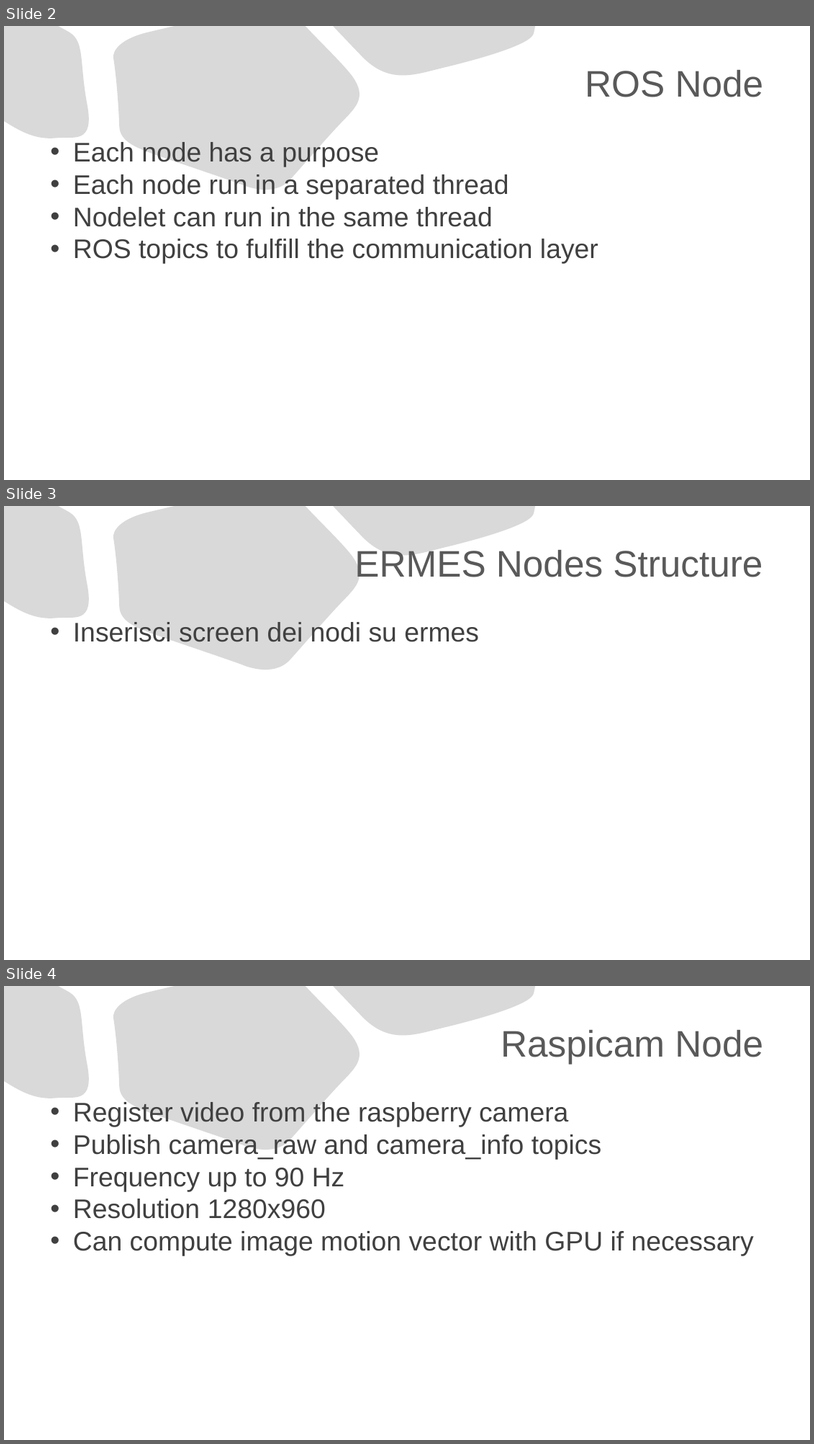
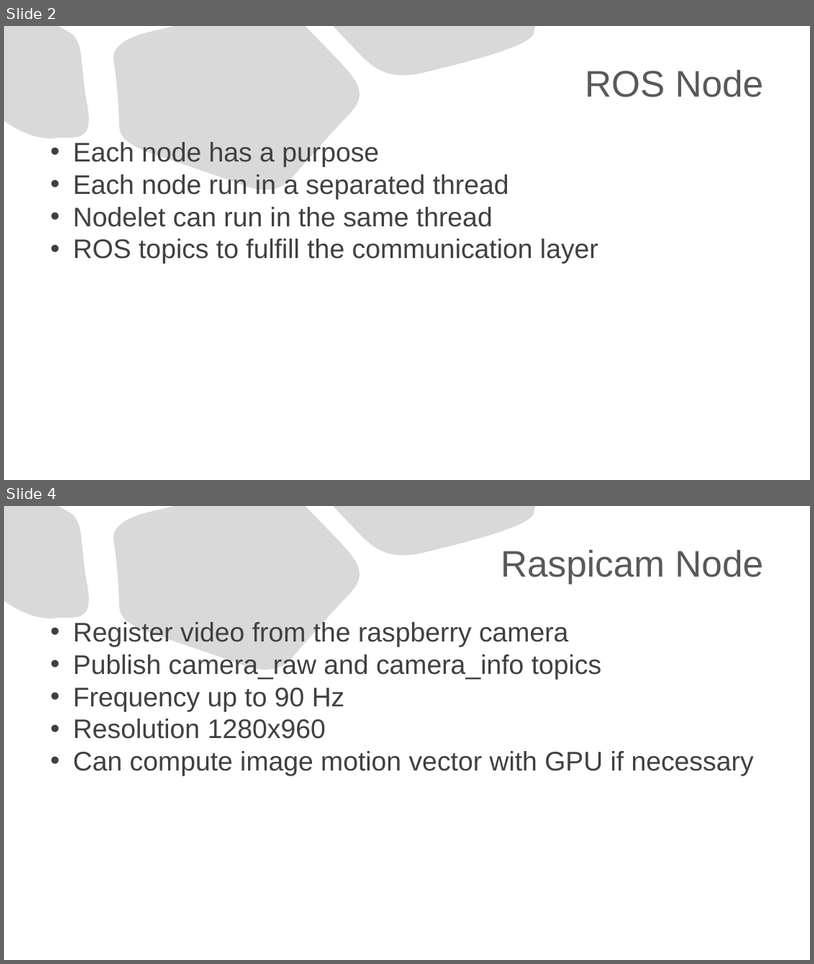
Before and after one commit to mirovix/Ermes, a slide deck: docs/20220218_riunione_prof_Branz.pptx. Shown one above the other, each under a label of ours: slides 2, 3 and 4 before the commit, slides 2 and 4 after it; the slides between them are not shown. The pictures are 814x1444 and 814x964 pixels, drawn with LibreOffice and Linux fonts; fonts in the diff are those of the drawing. Boxes give left, top, right and bottom in pixels: in the first picture for what was removed or moved away, otherwise in the second. Text is boxed around its words. In the diff, an @@ line names an element or a change of style, - is before the commit and + after.

```diff
--- a/docs/20220218_riunione_prof_Branz.pptx
+++ b/docs/20220218_riunione_prof_Branz.pptx
@@ slide 3 removed at <box>4,506,810,960</box>, background #FFFFFF; not listed: 3 template elements that a slide beside it also shows @@
@@ title removed at <box>355,550,763,577</box> @@
-ERMES Nodes Structure
@@ text removed at <box>73,621,479,642</box> @@
-• Inserisci screen dei nodi su ermes
```
Also in this commit, not shown: 2 slides changed, 1 slide added.
